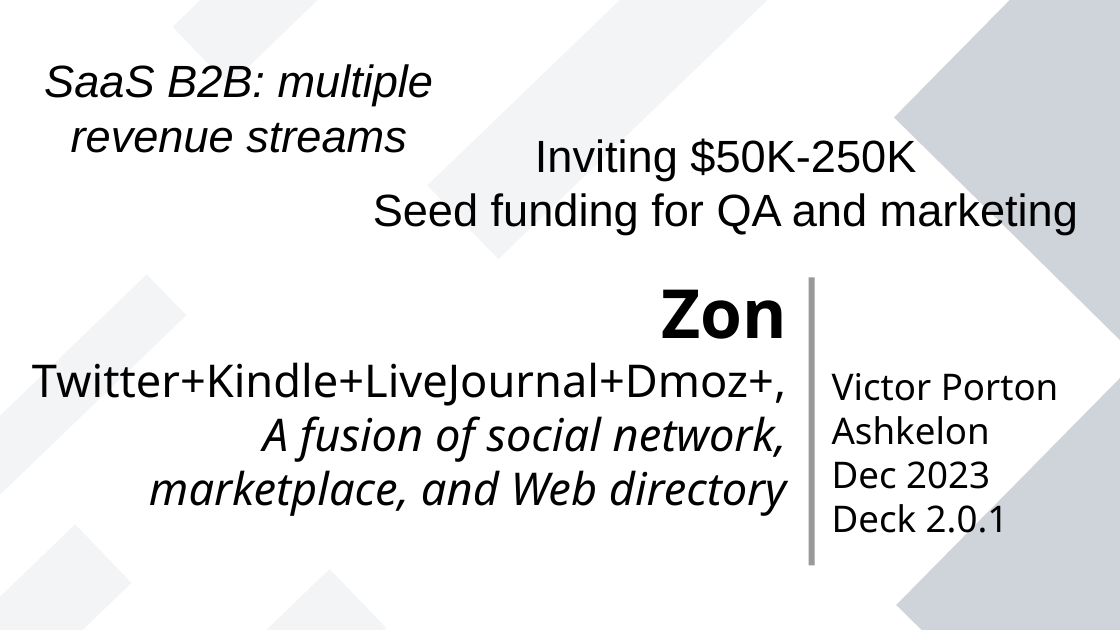
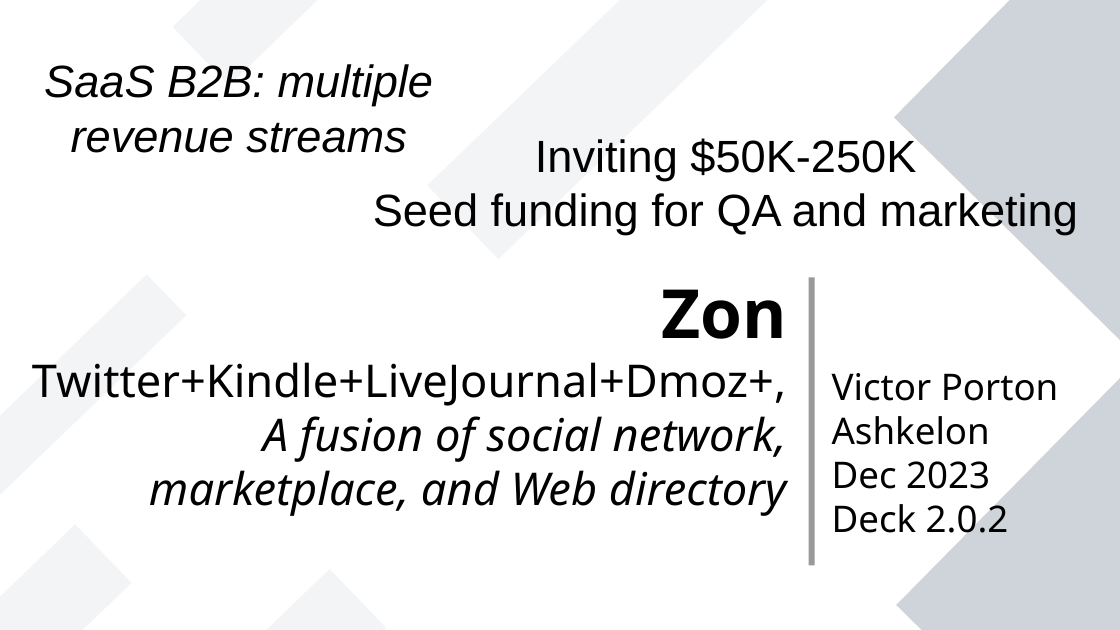
Before and after one commit to vporton/zondirectory2, a slide deck: slide 1 of docs/presentation.odp. Drawn at 1120x630 pixels with LibreOffice and Linux fonts; fonts in the diff are those of the drawing. Boxes give left, top, right and bottom in pixels: in the first picture for what was removed or moved away, otherwise in the second. Text is boxed around its words. In the diff, an @@ line names an element or a change of style, - is before the commit and + after.

Commit message:
presentation

```diff
--- a/docs/presentation.odp
+++ b/docs/presentation.odp
@@ text at [832, 498, 1009, 542]: text changed @@
-Deck 2.0.1
+Deck 2.0.2
```
Also in this commit, not shown: 1 other slide changed.
